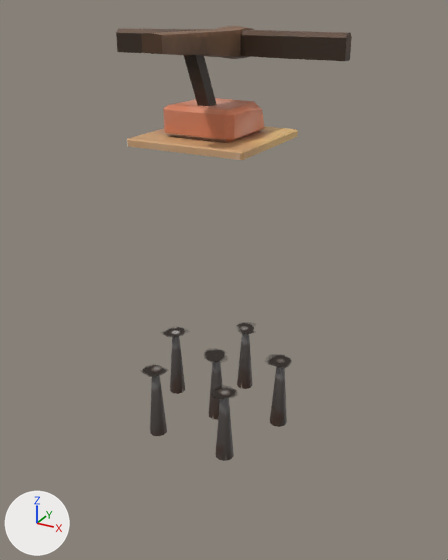
Before and after pictures for a commit that changed the Blender file art_working/Towers/Crossbow.blend.
Before and after are seen from a camera (50 mm lens) standing at (1.24, -2.19, 0.49) and looking at (0.03, 0.03, -0.61). Lighting does not change. The marker at lower left points along +X, +Y and +Z.

Script lines for the objects in view, before the commit:
```python
me_cube_005 = bpy.data.meshes.new('Cube.005')
me_cube_005.from_pydata(...)  # 30 vertices, 28 faces; spans x -0.058..0.058, y -0.411..0.227, z 0.198..0.323
me_cube_005.materials.append(mat_crossbow)  # picture img_ucupaint_crossbow_color
me_cube_007 = bpy.data.meshes.new('Cube.007')
me_cube_007.from_pydata(...)  # 20 vertices, 17 faces; spans x -0.253..0.253, y -0.253..0.253, z 0.03..0.06
me_cube_007.materials.append(mat_crossbow)  # picture img_ucupaint_crossbow_color
me_cylinder_001 = bpy.data.meshes.new('Cylinder.001')
me_cylinder_001.from_pydata(...)  # 126 vertices, 120 faces; spans x -0.324..0.324, y -0.584..0.041, z -0.325..0.013
me_cylinder_001.polygons.foreach_set('use_smooth', [True] * 120)
me_cylinder_001.materials.append(mat_spikes)  # picture img_ucupaint_spikes_color
ob_crossbow_base = bpy.data.objects.new('Crossbow_Base', me_cube_007)
ob_crossbow_base.location = (0.0, 0.0, -0.03)
ob_cube_002 = bpy.data.objects.new('Cube.002', me_cube_005)
ob_cube_002.location = (0.0, 0.0, 0.103)
ob_cylinder_001 = bpy.data.objects.new('Cylinder.001', me_cylinder_001)
ob_cylinder_001.location = (0.0, 0.3, -1.0)
# also in view: 'Crossbow_Turn' at (0.0, 0.0, 0.09); 'Cube.001' at (0.0, -0.11, 0.25); 'Cube.003' at (0.0, 0.13, 0.36); 'Spikes_Base' at (0.0, 0.0, -0.99)
```
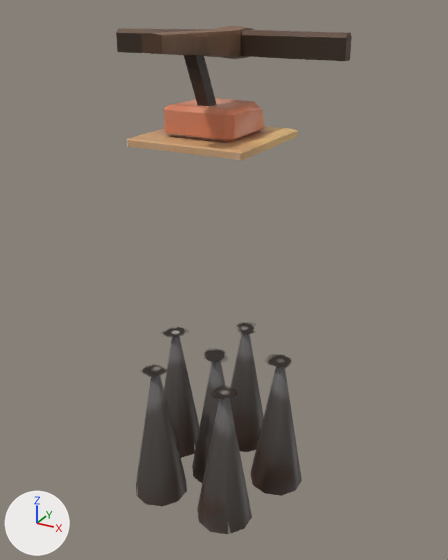
Diff of the bpy script that builds the scene:
```diff
--- a/art_working/Towers/Crossbow.blend.py
+++ b/art_working/Towers/Crossbow.blend.py
@@ me_cylinder_001 @@
 # used by ob_cylinder_001; location = (0.0, 0.3, -1.0)
-me_cylinder_001.from_pydata(...)  # 126 vertices, 120 faces; spans x -0.324..0.324, y -0.584..0.041, z -0.325..0.013
+me_cylinder_001.from_pydata(...)  # 126 vertices, 120 faces; spans x -0.409..0.409, y -0.672..0.13, z -0.662..0.013
+# me_cylinder_001 part 1: 60 of 126 vertices moved; they spanned x -0.324..0.324, y -0.584..0.041, z -0.325 and now span x -0.409..0.409, y -0.672..0.13, z -0.662; mean shift (0.0, 0.0, -0.338); largest move (-0.152, -0.576, -0.325) -> (-0.1, -0.648, -0.662)
 me_cylinder_001.materials.append(mat_spikes)
```

Boxes (x1, y1, x2, y2) around the edits, measured in the pictures (448 x 560 px; the box of a moved part takes in the faces that stretch with it):
'Cylinder.001', reshaped (21% wider, 54% taller)
    before: (150, 328, 287, 461)
    after: (136, 328, 302, 534)
part 1 of me_cylinder_001, moved or reshaped
    before: (150, 333, 287, 461)
    after: (136, 333, 302, 534)
